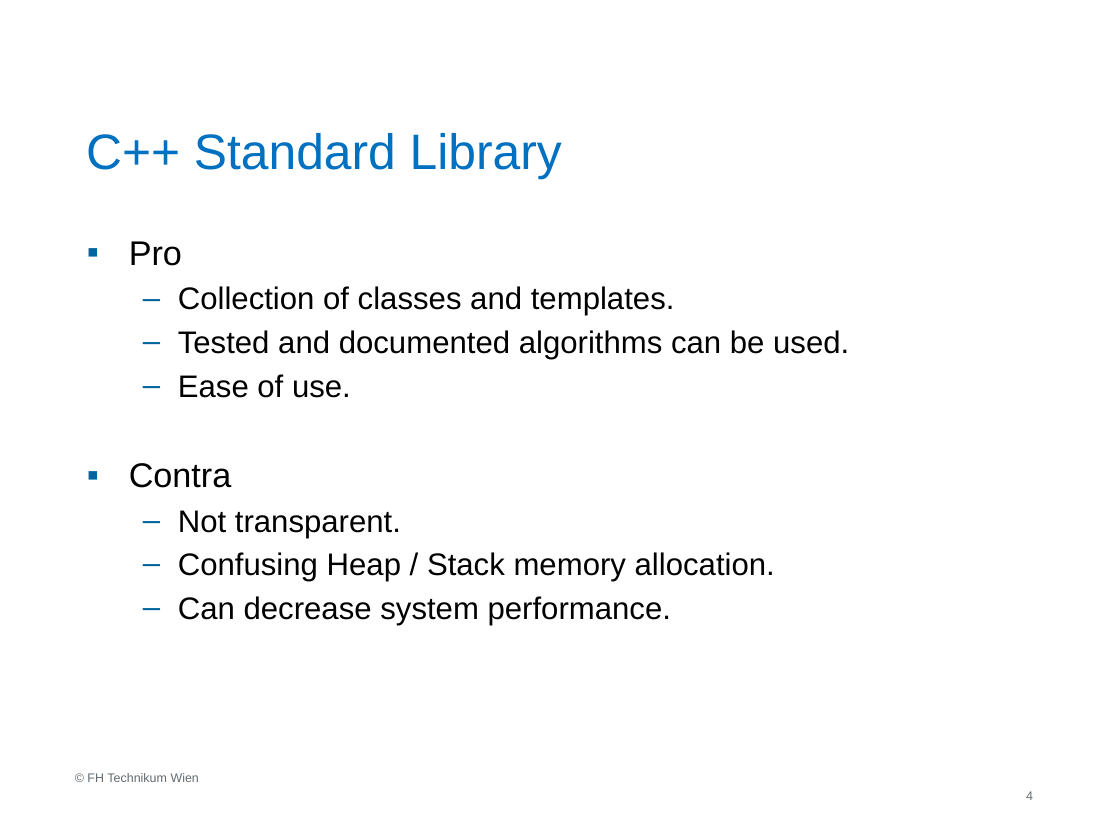
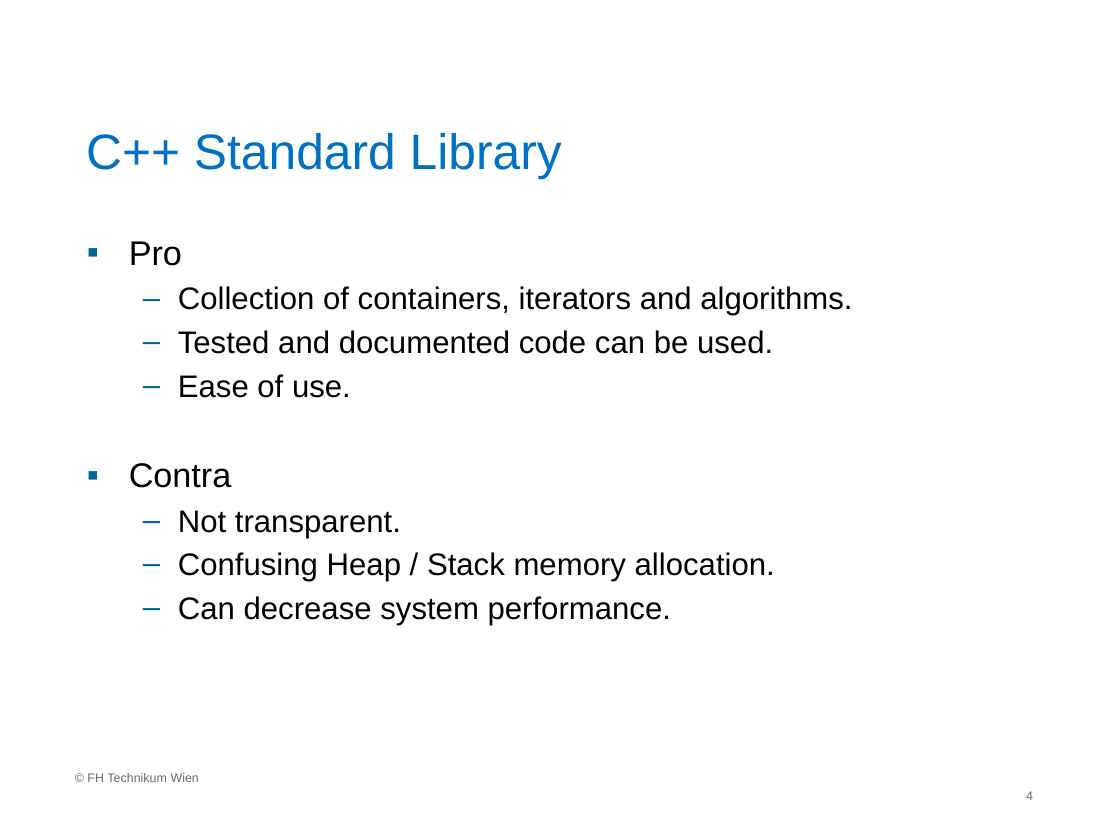
Before and after one commit to hackdino/Master_Thesis, a slide deck: slide 4 of Presentation/MES_NEY.pptx. Drawn at 1120x840 pixels with LibreOffice and Linux fonts; fonts in the diff are those of the drawing; background and template pictures are left out. Boxes give left, top, right and bottom in pixels: in the first picture for what was removed or moved away, otherwise in the second. Text is boxed around its words. In the diff, an @@ line names an element or a change of style, - is before the commit and + after.

```diff
--- a/Presentation/MES_NEY.pptx
+++ b/Presentation/MES_NEY.pptx
@@ text at box(178, 286, 852, 354): text changed @@
-  – Collection of classes and templates.
-  – Tested and documented algorithms can be used.
+  – Collection of containers, iterators and algorithms.
+  – Tested and documented code can be used.
```
Also in this commit, not shown: 4 other slides changed, 1 slide added, 1 other file.
